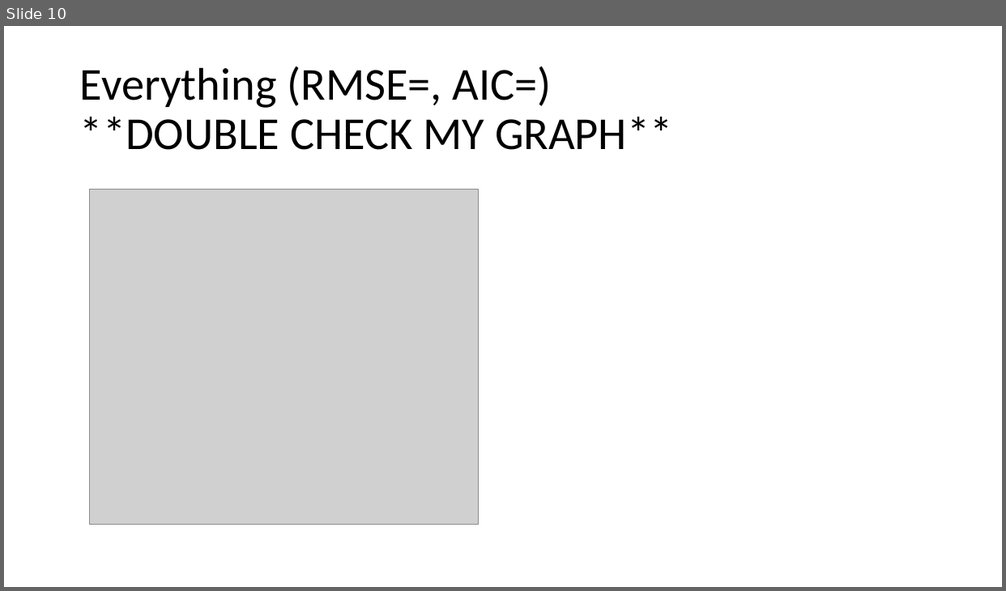
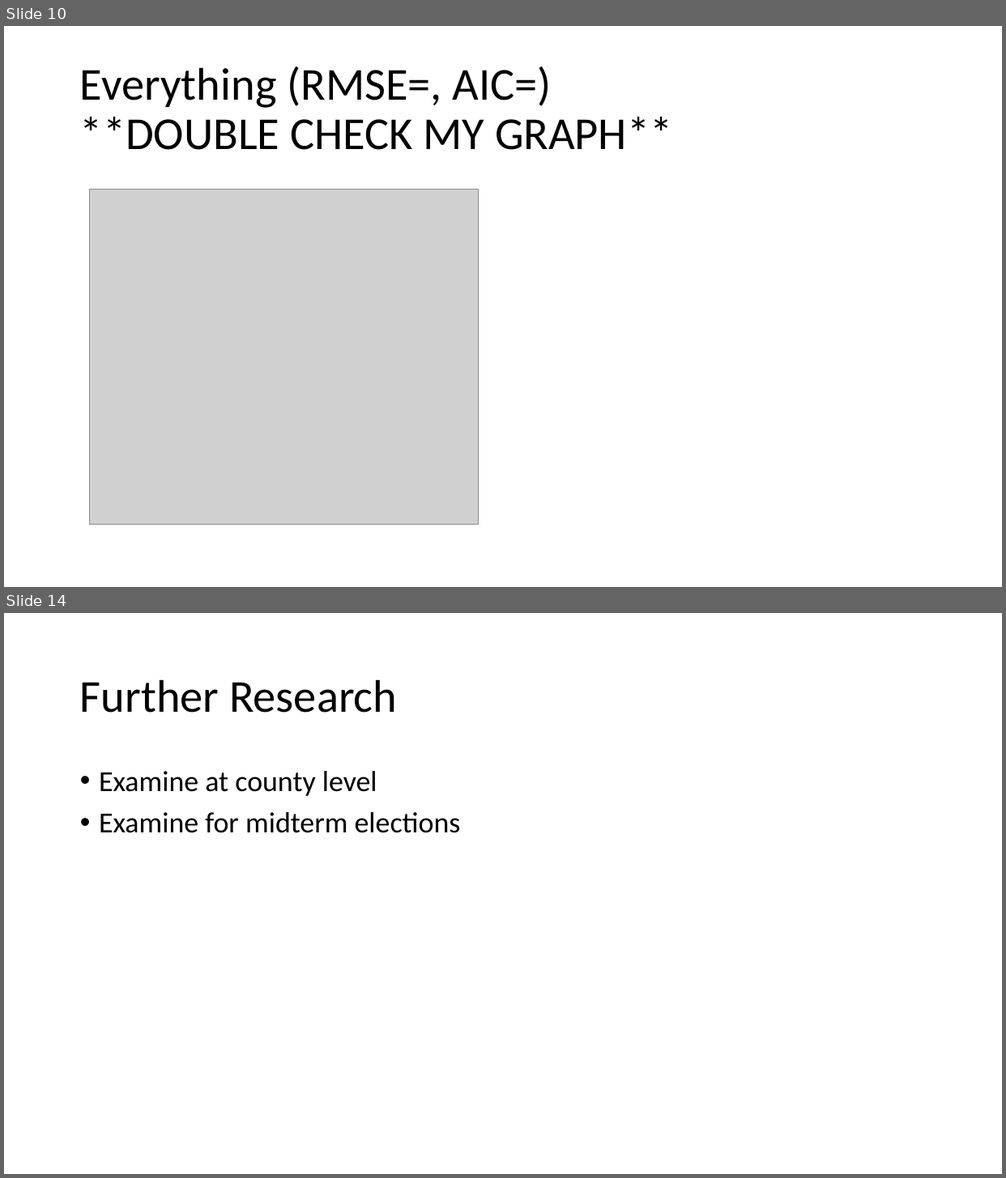
Before and after one commit to samruddhisomani/MKT_Elections, a slide deck: Presidential Campaigns.pptx. Shown one above the other, each under a label of ours: slide 10 before the commit, slides 10 and 14 after it; the slides between them are not shown. The pictures are 1006x591 and 1006x1178 pixels, drawn with LibreOffice and Linux fonts; fonts in the diff are those of the drawing; grey boxes stand for pictures. Boxes give left, top, right and bottom in pixels: in the first picture for what was removed or moved away, otherwise in the second. Text is boxed around its words. In the diff, an @@ line names an element or a change of style, - is before the commit and + after.

```diff
--- a/Presidential Campaigns.pptx
+++ b/Presidential Campaigns.pptx
@@ slide 14 added at bbox=[4, 613, 1002, 1174], background #FFFFFF @@
@@ title added at bbox=[80, 679, 397, 713], 44 pt, text #000000 @@
+Further Research
@@ text added at bbox=[99, 771, 461, 833], 28 pt, text #000000 @@
+• Examine at county level
+• Examine for midterm elections
```
Also in this commit, not shown: 2 slides changed, 2 other slides added, 1 other file.
